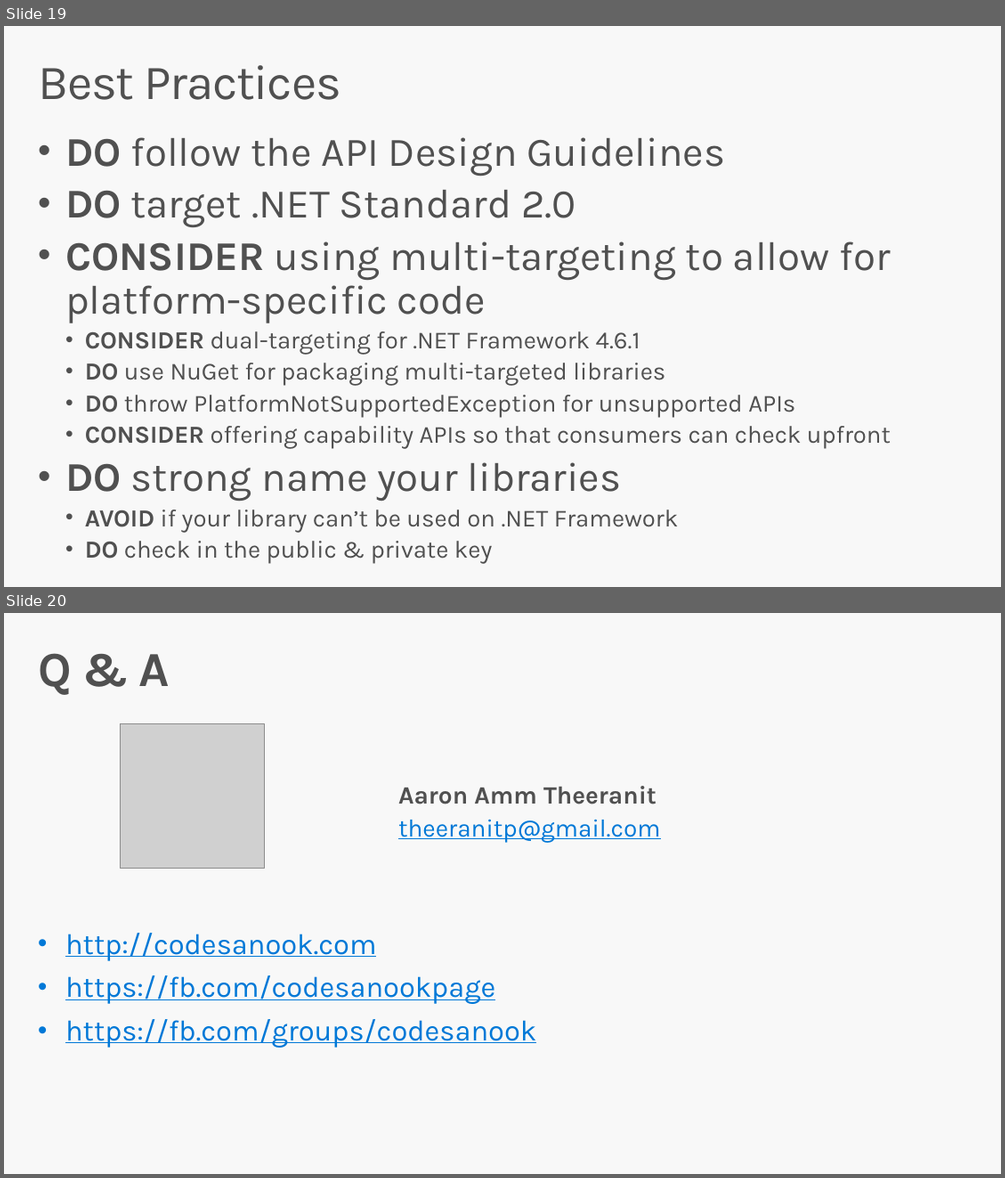
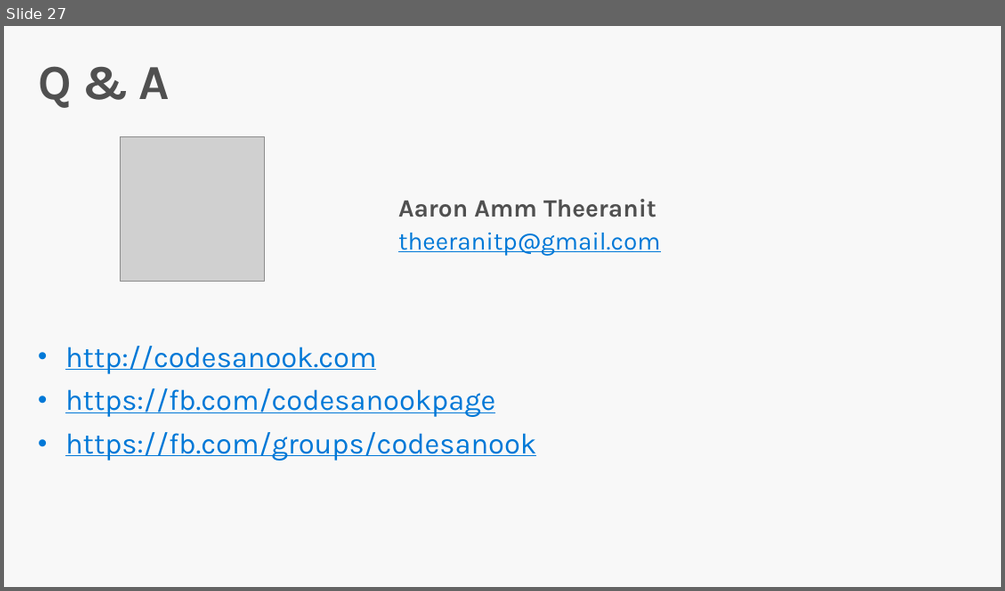
Before and after one commit to DotNetConfTh/dotnetconfth.github.io, a slide deck: dotnetconf/Technical/Decks/Aaron_NetStandard/Build Great Libraries using .NET Standard-Aaron.pptx. Shown one above the other, each under a label of ours: slides 19 and 20 before the commit, slide 27 after it. The pictures are 1005x1178 and 1005x591 pixels, drawn with LibreOffice and Linux fonts; fonts in the diff are those of the drawing; grey boxes stand for pictures; background and template pictures are left out. Boxes give left, top, right and bottom in pixels: in the first picture for what was removed or moved away, otherwise in the second. Text is boxed around its words. In the diff, an @@ line names an element or a change of style, - is before the commit and + after.

```diff
--- a/dotnetconf/Technical/Decks/Aaron_NetStandard/Build Great Libraries using .NET Standard-Aaron.pptx
+++ b/dotnetconf/Technical/Decks/Aaron_NetStandard/Build Great Libraries using .NET Standard-Aaron.pptx
@@ slide 19 removed at (4, 26, 1001, 587), background #F8F8F8 @@
@@ title removed at (38, 65, 341, 100) @@
-Best Practices
@@ text removed at (65, 137, 890, 564) @@
-• DO follow the API Design Guidelines
-• DO target .NET Standard 2.0
-• CONSIDER using multi-targeting to allow for platform-specific code
-  • CONSIDER dual-targeting for .NET Framework 4.6.1
-  • DO use NuGet for packaging multi-targeted libraries
-  • DO throw PlatformNotSupportedException for unsupported APIs
-  • CONSIDER offering capability APIs so that consumers can check upfront
-• DO strong name your libraries
-  • AVOID if your library can’t be used on .NET Framework
-  • DO check in the public & private key
@@ what was slide 20 is now slide 27 @@
```
Also in this commit, not shown: 8 slides changed, 14 slides added, 11 other slides removed.
